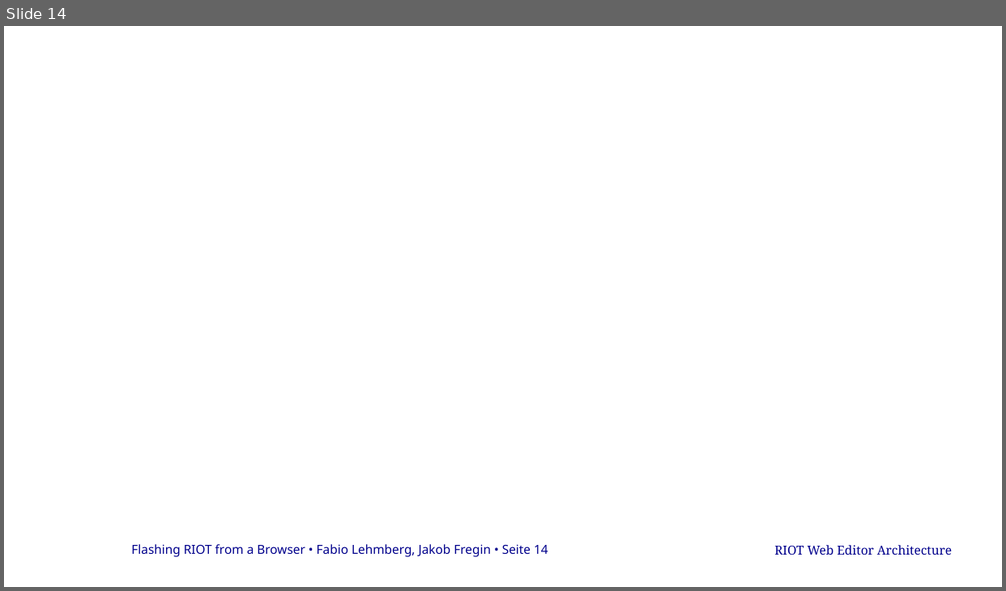
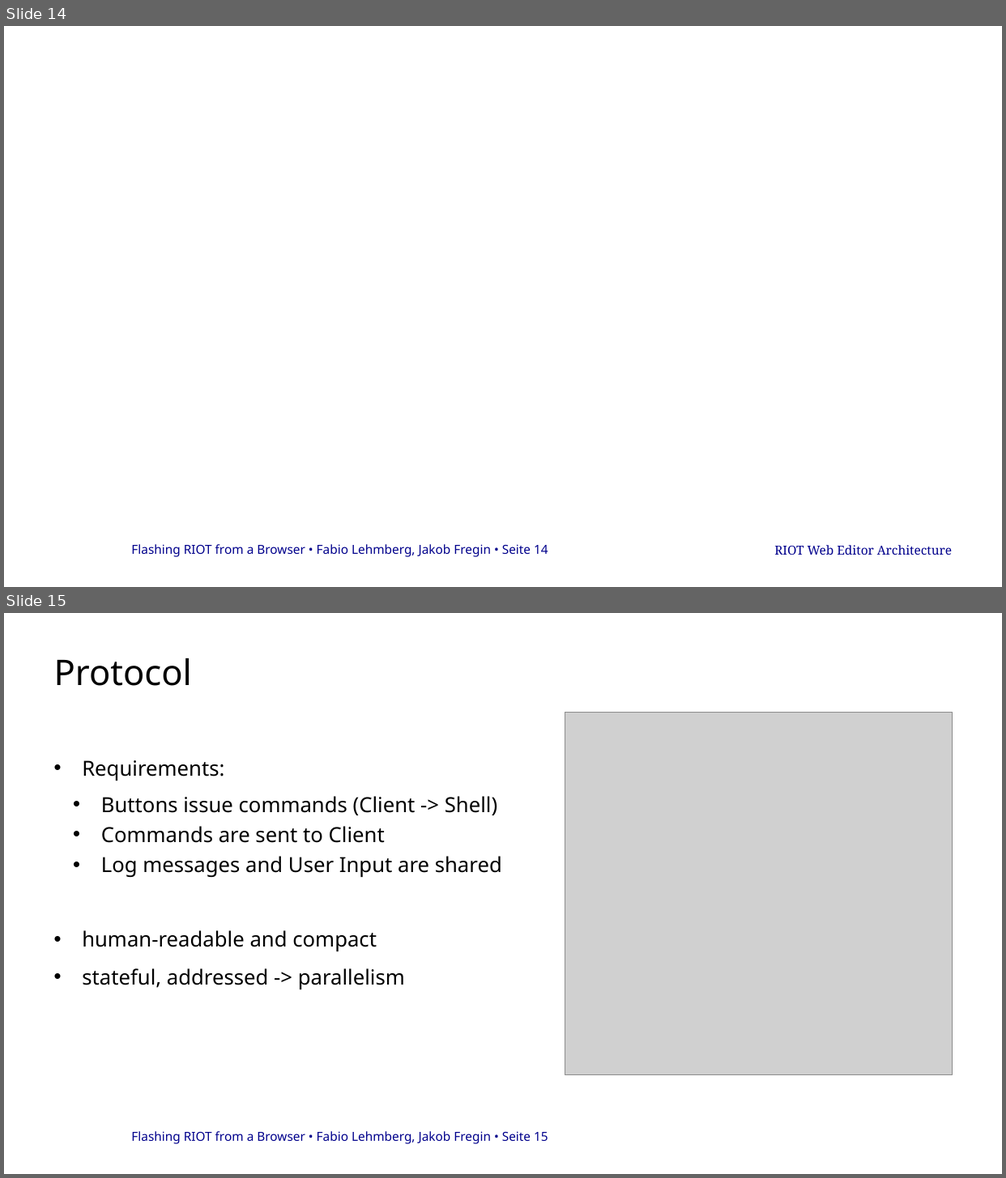
Before and after one commit to cheater78/RIOT-WebEditor, a slide deck: docs/project-log/RIoTPresentation.pptx. Shown one above the other, each under a label of ours: slide 14 before the commit, slides 14 and 15 after it. The pictures are 1006x591 and 1006x1178 pixels, drawn with LibreOffice and Linux fonts; fonts in the diff are those of the drawing; grey boxes stand for pictures; background and template pictures are left out. Boxes give left, top, right and bottom in pixels: in the first picture for what was removed or moved away, otherwise in the second. Text is boxed around its words. In the diff, an @@ line names an element or a change of style, - is before the commit and + after.

```diff
--- a/docs/project-log/RIoTPresentation.pptx
+++ b/docs/project-log/RIoTPresentation.pptx
@@ slide 15 added at (4,613,1002,1174), background #FFFFFF; not listed: 1 template element that a slide beside it also shows @@
@@ title added at (54,658,192,686), 34 pt, text #000000 @@
+Protocol
@@ picture added at (565,713,953,1076) @@
@@ text added at (82,760,502,990), 20 pt, text #000000 @@
+• Requirements:
+    • Buttons issue commands (Client -> Shell)
+    • Commands are sent to Client
+    • Log messages and User Input are shared
+  • human-readable and compact
+  • stateful, addressed -> parallelism
```
Also in this commit, not shown: 12 other slides added, 14 slides removed, 2 other files.
